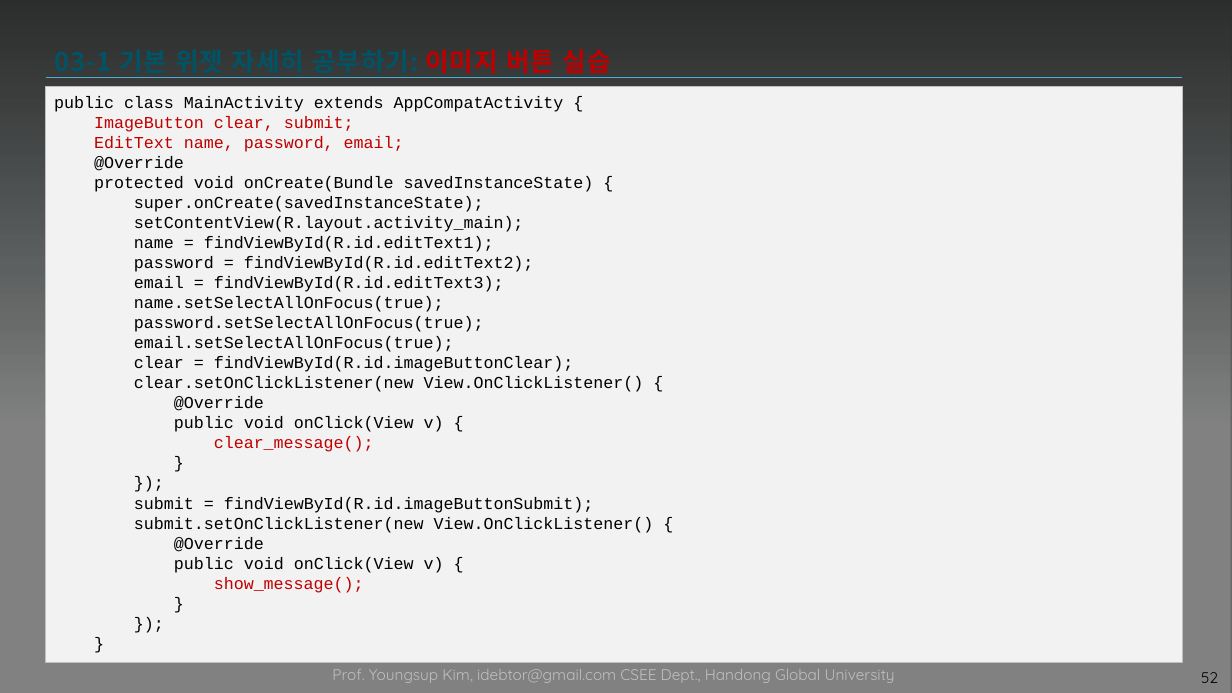
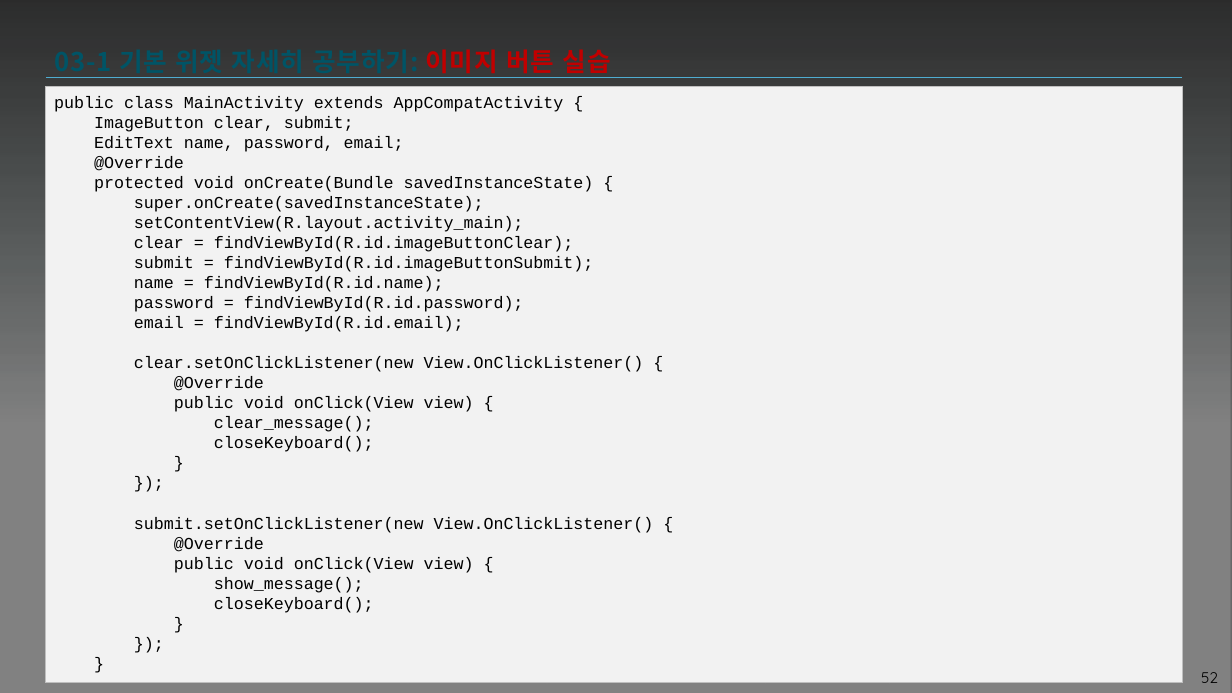
Before and after one commit to tae7841/HuStarAS, a slide deck: slide 52 of ppts/03Widget.pptx. Drawn at 1232x693 pixels with LibreOffice and Linux fonts; fonts in the diff are those of the drawing; background and template pictures are left out; a plain dark background stands for a picture behind light text. Boxes give left, top, right and bottom in pixels: in the first picture for what was removed or moved away, otherwise in the second. Text is boxed around its words. In the diff, an @@ line names an element or a change of style, - is before the commit and + after.

```diff
--- a/ppts/03Widget.pptx
+++ b/ppts/03Widget.pptx
@@ rectangle "public class MainActivity extends AppCompatActivity ...": place and size @@
-rectangle "public class MainActivity extends AppCompatActivity ..." at <box>45,87,1183,663</box>
+rectangle "public class MainActivity extends AppCompatActivity ..." at <box>45,87,1183,683</box>
@@ text in rectangle at <box>94,116,404,593</box>: text colour #C00000 to #000000 in "ImageButton clear, submit;", "EditText name, password, email;", "clear_message();", "show_message();" @@
@@ text in rectangle at <box>134,236,534,352</box>: paragraphs removed @@
-name = findViewById(R.id.editText1);
-password = findViewById(R.id.editText2);
-email = findViewById(R.id.editText3);
-name.setSelectAllOnFocus(true);
-password.setSelectAllOnFocus(true);
-email.setSelectAllOnFocus(true);
@@ text in rectangle at <box>134,256,594,332</box>: paragraphs added @@
+submit = findViewById(R.id.imageButtonSubmit);
+name = findViewById(R.id.name);
+password = findViewById(R.id.password);
+email = findViewById(R.id.email);
@@ text in rectangle at <box>174,396,474,412</box>: text changed @@
-public void onClick(View v) {
+public void onClick(View view) {
@@ text in rectangle at <box>214,436,374,452</box>: paragraph added @@
+closeKeyboard();
@@ text in rectangle at <box>134,497,594,513</box>: paragraph removed @@
-submit = findViewById(R.id.imageButtonSubmit);
@@ text in rectangle at <box>174,557,474,573</box>: text changed @@
-public void onClick(View v) {
+public void onClick(View view) {
@@ text in rectangle at <box>214,597,374,613</box>: paragraph added @@
+closeKeyboard();
```
Also in this commit, not shown: 24 other slides changed, 15 slides added, 8 slides removed.
